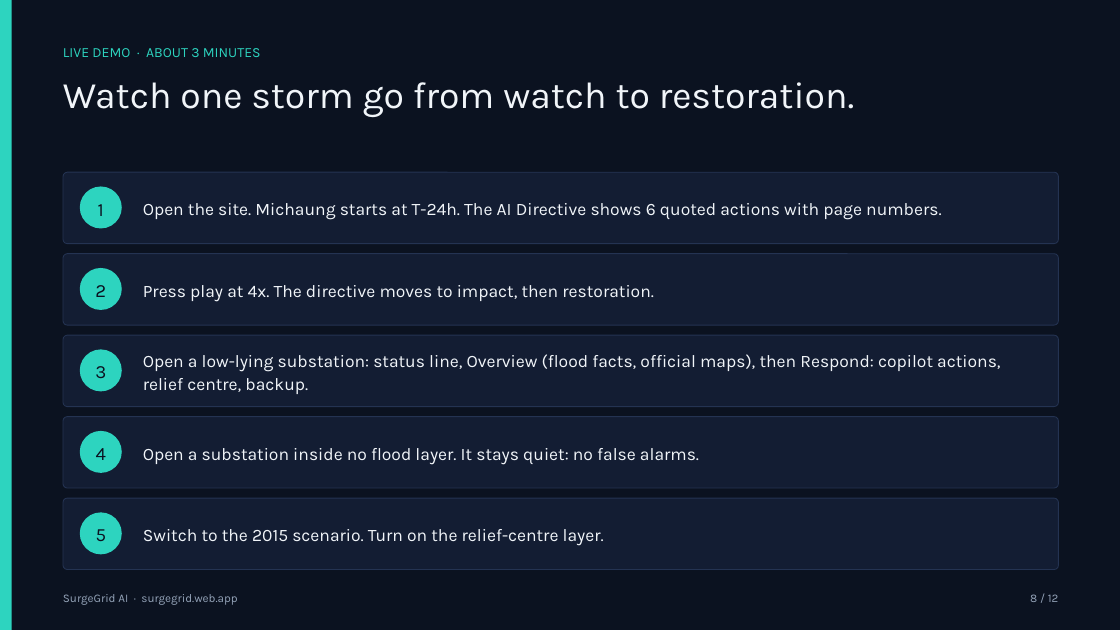
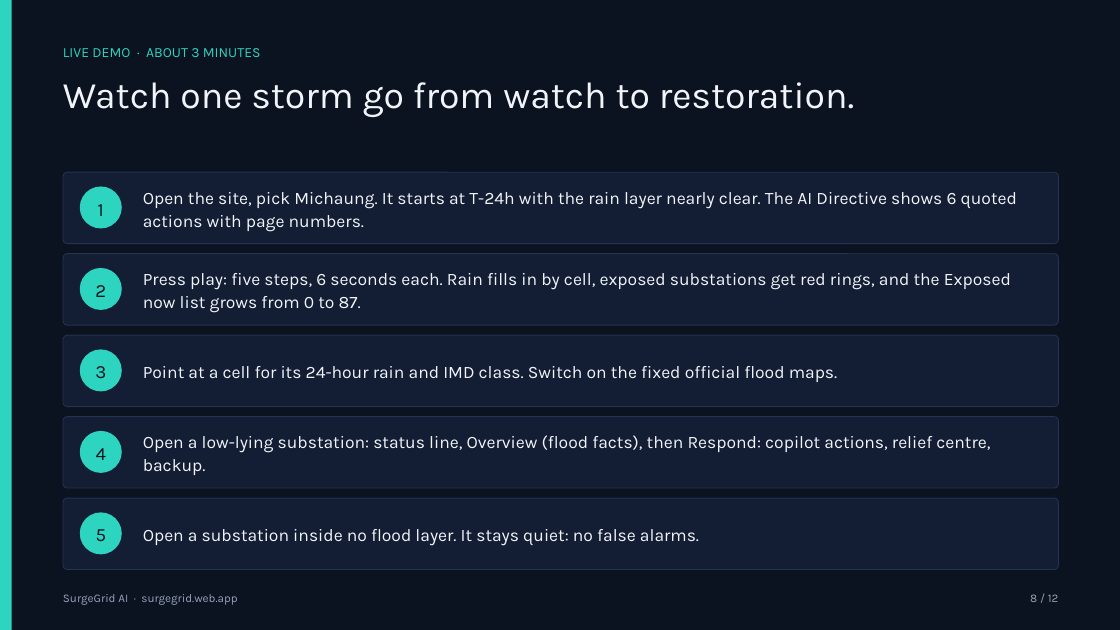
Before and after one commit to rsiva2294/surgegrid-ai, a slide deck: slide 8 of docs/SurgeGrid_AI_Deck.pptx. Drawn at 1120x630 pixels with LibreOffice and Linux fonts; fonts in the diff are those of the drawing. Boxes give left, top, right and bottom in pixels: in the first picture for what was removed or moved away, otherwise in the second. Text is boxed around its words. In the diff, an @@ line names an element or a change of style, - is before the commit and + after.

```diff
--- a/docs/SurgeGrid_AI_Deck.pptx
+++ b/docs/SurgeGrid_AI_Deck.pptx
@@ text at [143,192,1017,232]: text changed @@
-Open the site. Michaung starts at T-24h. The AI Directive shows 6 quoted actions with page numbers.
+Open the site, pick Michaung. It starts at T-24h with the rain layer nearly clear. The AI Directive shows 6 quoted actions with page numbers.
@@ text at [143,273,1011,313]: text changed @@
-Press play at 4x. The directive moves to impact, then restoration.
+Press play: five steps, 6 seconds each. Rain fills in by cell, exposed substations get red rings, and the Exposed now list grows from 0 to 87.
@@ text at [143,366,838,382]: text changed @@
-Open a low-lying substation: status line, Overview (flood facts, official maps), then Respond: copilot actions, relief centre, backup.
+Point at a cell for its 24-hour rain and IMD class. Switch on the fixed official flood maps.
@@ text added at [143,435,990,475], 15 pt, text #F1F5F9 @@
+Open a low-lying substation: status line, Overview (flood facts), then Respond: copilot actions, relief centre, backup.
@@ text "Open a substation inside no ...": place and size @@
-text "Open a substation inside no ..." at [143,448,699,465]
+text "Open a substation inside no ..." at [143,529,699,546]
@@ text removed at [143,529,604,546] @@
-Switch to the 2015 scenario. Turn on the relief-centre layer.
```
Also in this commit, not shown: 4 other slides changed, 11 other files.
